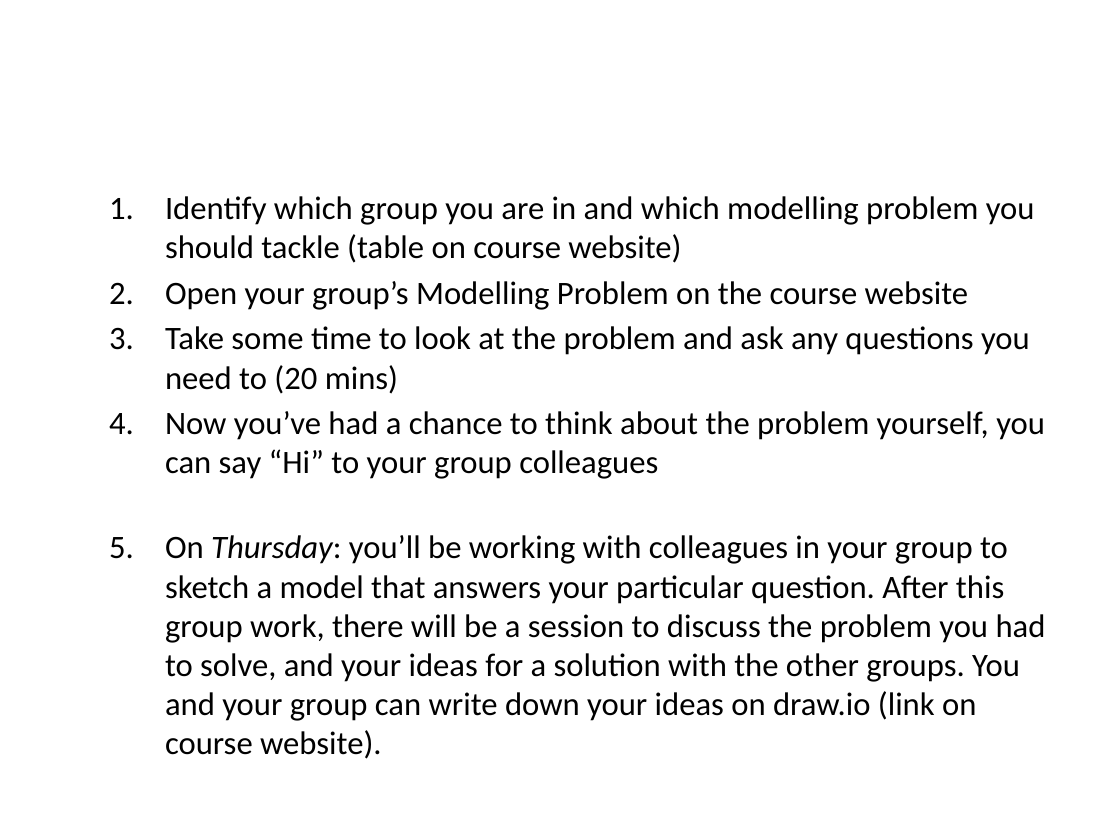
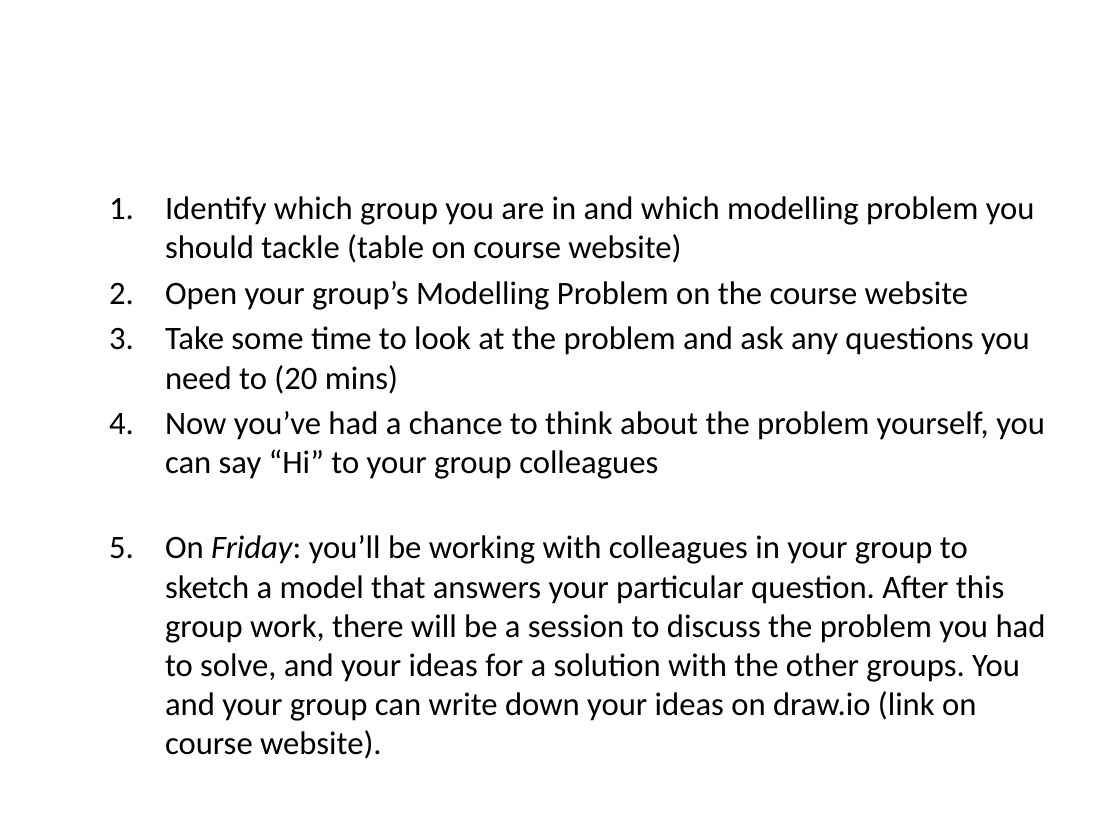
Before and after one commit to cmmid/mtm, a slide deck: slide 3 of slides/Lecture_07_ModellingProblem.pptx. Drawn at 1120x840 pixels with LibreOffice and Linux fonts; fonts in the diff are those of the drawing; background and template pictures are left out. Boxes give left, top, right and bottom in pixels: in the first picture for what was removed or moved away, otherwise in the second. Text is boxed around its words. In the diff, an @@ line names an element or a change of style, - is before the commit and + after.

Commit message:
modelling problem slides update for 2026

```diff
--- a/slides/Lecture_07_ModellingProblem.pptx
+++ b/slides/Lecture_07_ModellingProblem.pptx
@@ text at (165, 535, 1046, 759): text changed @@
-  5. On Thursday: you’ll be working with colleagues in your group to sketch a model that answers your particular question. After this group work, there will be a session to discuss the problem you had to solve, and your ideas for a solution with the other groups. You and your group can write down your ideas on draw.io (link on course website).
+  5. On Friday: you’ll be working with colleagues in your group to sketch a model that answers your particular question. After this group work, there will be a session to discuss the problem you had to solve, and your ideas for a solution with the other groups. You and your group can write down your ideas on draw.io (link on course website).
```
Also in this commit, not shown: 1 other slide changed, 1 other file.
